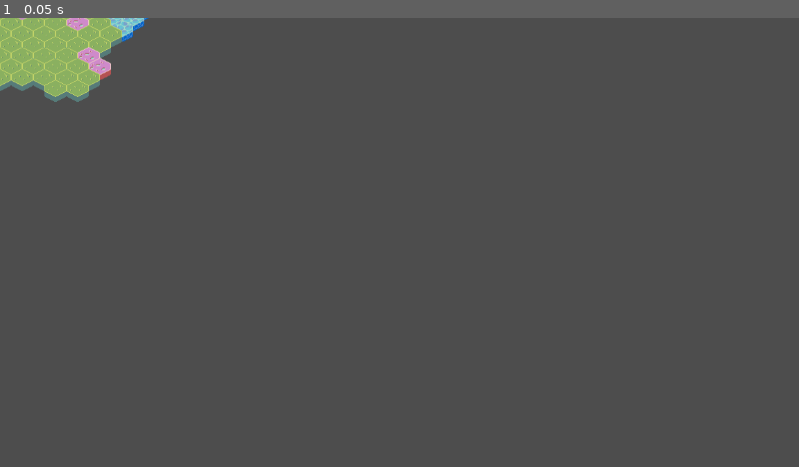
Above: before the commit, frame 1.
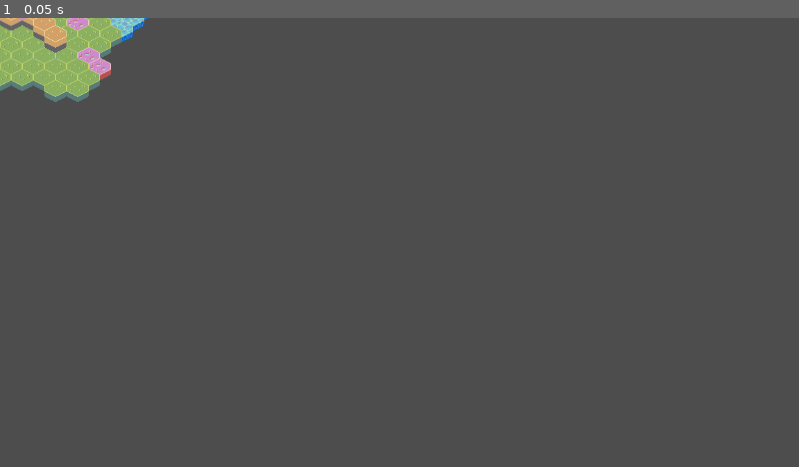
Above: after the commit, the same moment.

Repository: AutmanEA/SystemeDeBagarre
Game: Godot game, scene res://TileMap.tscn
The game is run twice, just before and just after one commit, with the same random seed, the same clock (stepped at 60 frames per second) and the same inputs. Before the commit the project has no main scene; this scene is started directly in both runs.
Inputs:
- Up to frame 1 (0.05 s): no input

The runs differ from the first frame. In frame 1, 0.3% of the frame differs, in the area x 0-9%, y 0-8%.

Commit message:
[TEST] exploring possibilities to make my idea, going see some tutorials before coming back here

Diff:
--- a/TileMap.tscn
+++ b/TileMap.tscn
@@ -60,19 +60,17 @@
 tile_set = SubResource("TileSet_6qhk7")
 
 [node name="TM_Layer_2" type="TileMapLayer" parent="TileMap" unique_id=1652582808]
-visible = false
 position = Vector2(0, -8)
 tile_map_data = PackedByteArray("AAABAAQAAAAAAAAAAAD//wEAAAAAAAAAAAD//wIAAAAAAAAAAAD//wMAAAAAAAAAAAD//wAAAAAAAAAAAAAAAP …(336 unchanged characters)…
 tile_set = SubResource("TileSet_6qhk7")
 
 [node name="TM_Layer_3" type="TileMapLayer" parent="TileMap" unique_id=2095512898]
-visible = false
 position = Vector2(0, -16)
 tile_map_data = PackedByteArray("AAACAPf/AAAAAAAAAAABAPf/AAAAAAAAAAAAAPf/AAAAAAAAAAD///f/AAAAAAAAAAD+//j/AAAAAAAAAAD9// …(240 unchanged characters)…
 tile_set = SubResource("TileSet_6qhk7")
 
 [node name="Polygon2D" type="Polygon2D" parent="." unique_id=552837867]
-position = Vector2(-97, -6)
+position = Vector2(-111, -20)
 color = Color(0.8394012, 0, 0.24027908, 1)
 offset = Vector2(96, 7)
 polygon = PackedVector2Array(-103, -10, -101, -23, -96, -25, -91, -23, -89, -10, -96, -7)
--- a/project.godot
+++ b/project.godot
@@ -11,6 +11,7 @@
 [application]
 
 config/name="SystemeDeBagarre"
+run/main_scene="uid://dvjfryiwsmphc"
 config/features=PackedStringArray("4.6", "Forward Plus")
 config/icon="res://icon.svg"
 
--- /dev/null
+++ b/tiles/map.gd
@@ -0,0 +1,22 @@
+extends Node
+
+
+var map = [
+	1, 1, 1, 1, 1, 1,
+	1, 2, 0, 0, 0, 1,
+	1, 1, 1, 1, 1, 1
+]
+
+
+# Called when the node enters the scene tree for the first time.
+func _ready() -> void:
+	var sprite = Sprite2D.new()
+	sprite.texture.set("res://TileSet_asset/Characters/kare01.png")
+	sprite.position = Vector2(0, 0)
+	sprite.show()
+	pass # Replace with function body.
+
+
+# Called every frame. 'delta' is the elapsed time since the previous frame.
+func _process(delta: float) -> void:
+	pass
--- /dev/null
+++ b/tiles/tiles.class.gd
@@ -0,0 +1,29 @@
+extends Node
+
+class_name Tile
+
+enum content {
+	FREE,		#nothing on the tile
+	WALL,		#wall avoid walking through and not movable
+	TARGET,		#alive entity that can act alone (people, animal...)
+	OBJECT,		#entity that can't act alone (movable object, walkable object like a trap...)
+	COVER		#covers avoid 50% distance damages
+}
+
+enum effect {
+	NONE = 100,
+	BURN = 200,
+	POISON = 300,
+	SLOW = 400,
+}
+
+var pos: Vector3:
+	set(value):
+		pos.x = value.x
+		pos.y = value.y
+		pos.z = value.z
+	get():
+		return pos
+
+var active_effect = effect.NONE
+var active_content = content.FREE
--- /dev/null
+++ b/tiles/tiles.scene.tscn
@@ -0,0 +1,6 @@
+[gd_scene format=3 uid="uid://dvjfryiwsmphc"]
+
+[ext_resource type="Script" uid="uid://by8ieea4t4ydm" path="res://tiles/map.gd" id="1_ki2e6"]
+
+[node name="Node" type="Node" unique_id=1186136572]
+script = ExtResource("1_ki2e6")
Not shown, added: tiles/map.gd.uid
Not shown, added: tiles/tiles.class.gd.uid
